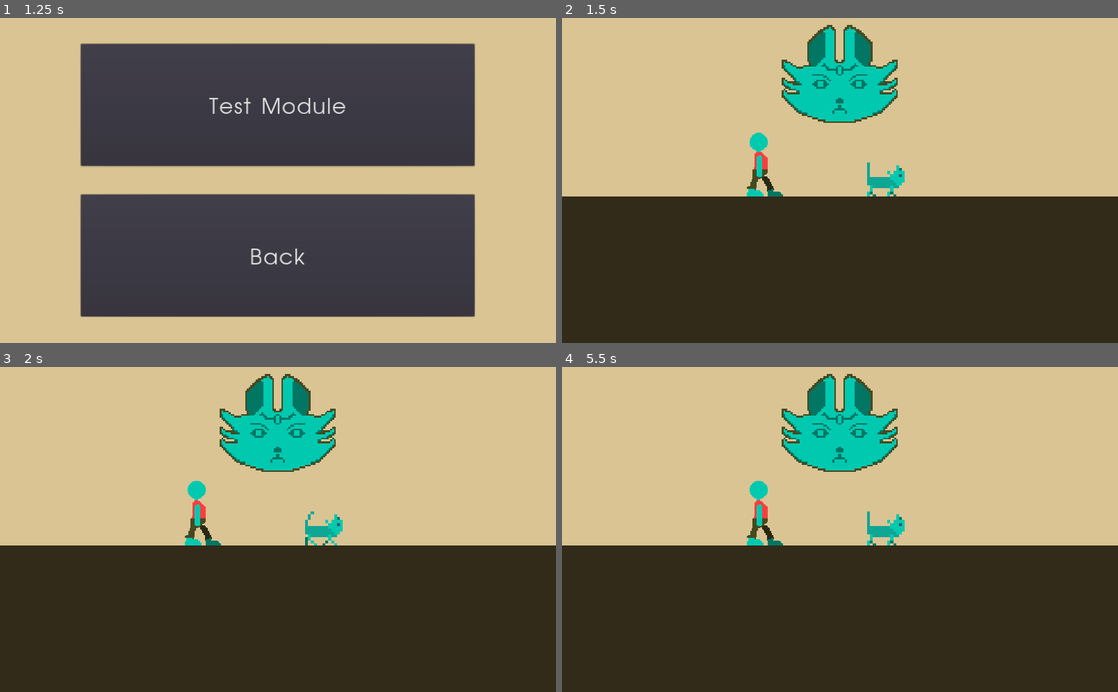
Above: before the commit, frames 1-4 (two rows, left to right).
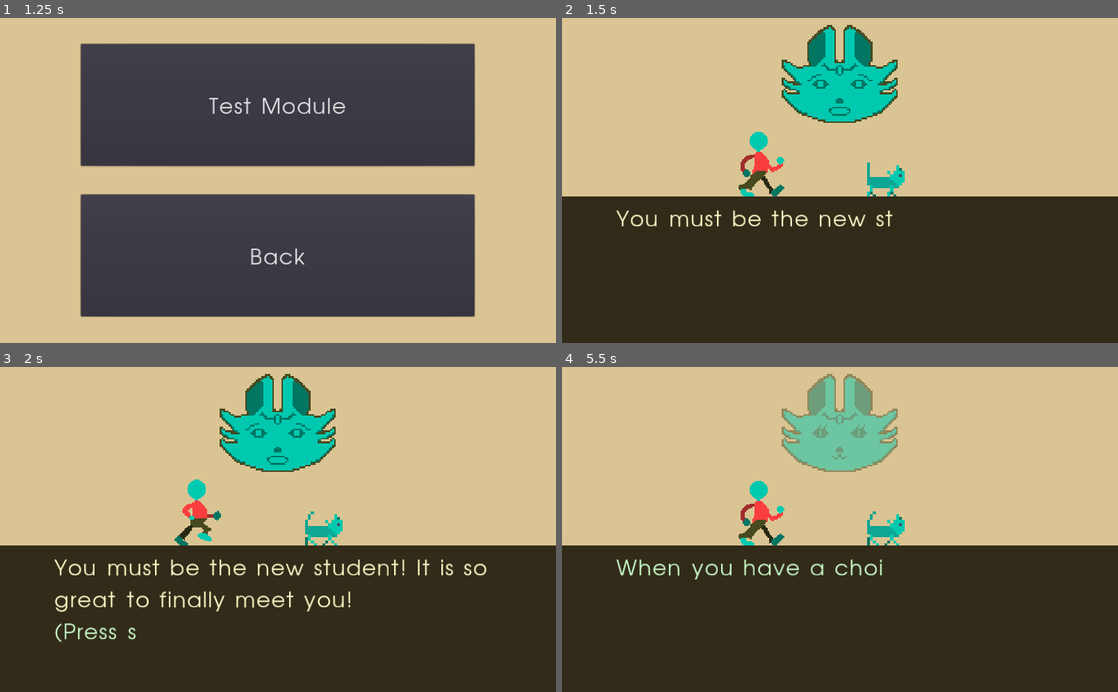
Above: after the commit, the same moments.

Repository: ayylol/ProjectTransitions
Game: Godot game, scene res://systems/Root.tscn
The game is run twice, just before and just after one commit, with the same random seed, the same clock (stepped at 60 frames per second) and the same inputs.
Inputs:
- Up to frame 1 (1.25 s): click "Adventure" at 0.5 s
- Up to frame 2 (1.5 s): click "Test Module" at 1.25 s
- Up to frame 3 (2 s): no input
- Up to frame 4 (5.5 s): tap Space at 2 s; hold D (right) 2.03-2.78 s; tap Enter (ui_accept) at 2.27, 3.02, 4.52, 5.27 s; hold S (down) 2.78-3.53 s; hold D (right) 3.53-4.28 s; hold Up (ui_up) 4.28-5.03 s; hold S (down) from 5.03 s (still down)

Frame 1 is identical in both runs. In frame 2, 1.2% of the frame differs, in the area x 9-60%, y 13-65%; in frame 3, 2.7%; in frame 4, 5.5%, in the area x 9-61%, y 2-66%.
Error before the commit: Assertion failed: res://content/documentation_content.json does not exist. (res://systems/Database.gd:6)

Commit message:
documentation done, defaults to module0 now

Diff:
--- a/Module/Module.gd
+++ b/Module/Module.gd
@@ -71,8 +71,8 @@
 
 func start():
 	#GameState.load_game()
-	load_flags("documentation_flags")
-	load_module("documentation")
+	load_flags("flags")
+	load_module("module0")
 	update_menu(topic)
 
 func update_menu(label : String):
--- a/content/documentation_content_commented.json
+++ b/content/documentation_content_commented.json
@@ -32,6 +32,8 @@
 // folder. Then, edit the "load_module" function call within start to use the
 // part of the file name before the "_content.json" as an argument.
 // i.e., to load the file documentation_content.json use load_module("documentation")
+// The documentation_flags.json should be loaded along with this file with the load_flags
+// function in the start function as well
 
 {
   ///////////////
--- a/content/documentation_flags_commented.json
+++ b/content/documentation_flags_commented.json
@@ -4,7 +4,7 @@
   // If a flag has a boolean value they can be changed through the effect key
   // within a label in a module
   "flag1": true,
-  "flag2": false
+  "flag2": false,
 
   // A flag can also be a gdscript expression. see Expressions, and Flags under
   // [Choices] in the documentation_content_commented.json document
Not shown, added: resources/audio/documentation/test_audio.ogg.import
Not shown, removed: resources/audio/resources/test_audio.ogg.import
Not shown, added: resources/audio/documentation/test_audio.ogg
